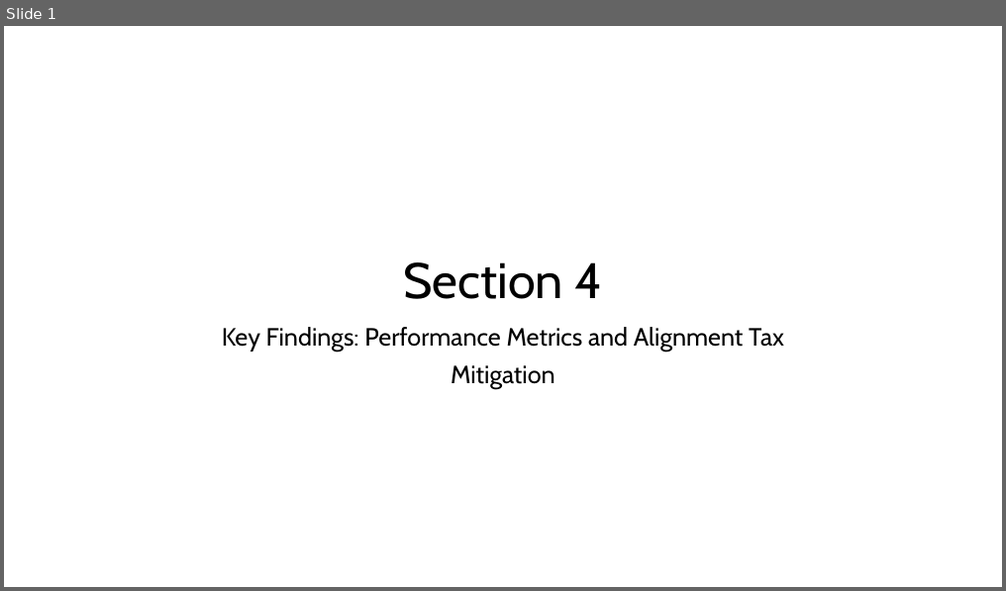
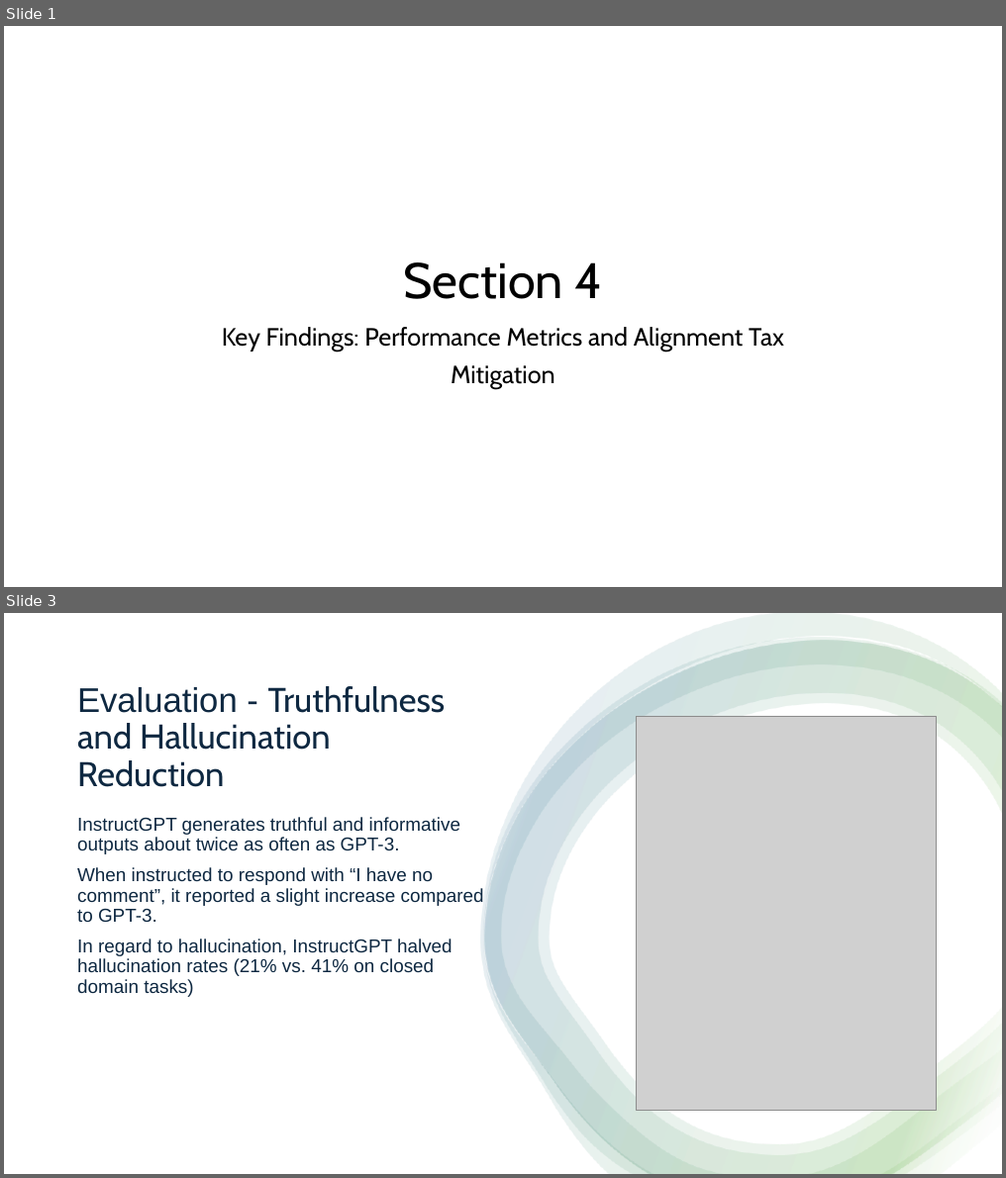
Before and after one commit to logus2k/genai_paper, a slide deck: section4/section4.pptx. Shown one above the other, each under a label of ours: slide 1 before the commit, slides 1 and 3 after it; the slides between them are not shown. The pictures are 1006x591 and 1006x1178 pixels, drawn with LibreOffice and Linux fonts; fonts in the diff are those of the drawing; grey boxes stand for pictures. Boxes give left, top, right and bottom in pixels: in the first picture for what was removed or moved away, otherwise in the second. Text is boxed around its words. In the diff, an @@ line names an element or a change of style, - is before the commit and + after.

```diff
--- a/section4/section4.pptx
+++ b/section4/section4.pptx
@@ slide 3 added at (4,613,1002,1174), background #FFFFFF @@
@@ rectangle added at (4,613,1002,1174), fill #FFFFFF @@
@@ group added at (480,613,1002,1174): 4 freeform shapes @@
@@ title added at (77,686,446,787), 33 pt, text #0E2841 @@
+Evaluation - Truthfulness and Hallucination Reduction
@@ picture added at (636,716,936,1111) @@
@@ text added at (77,817,484,997), 18 pt, text #0E2841 @@
+InstructGPT generates truthful and informative outputs about twice as often as GPT-3.
+When instructed to respond with “I have no comment”, it reported a slight increase compared to GPT-3.
+In regard to hallucination, InstructGPT halved hallucination rates (21% vs. 41% on closed domain tasks)
```
Also in this commit, not shown: 3 other slides added, 1 slide removed, 1 other file.
